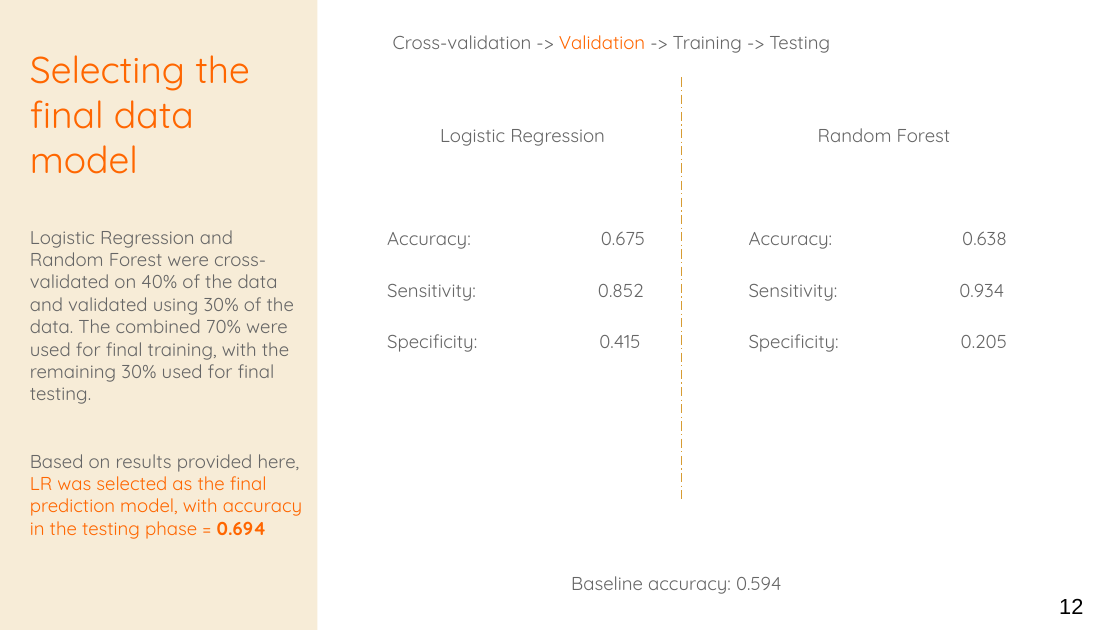
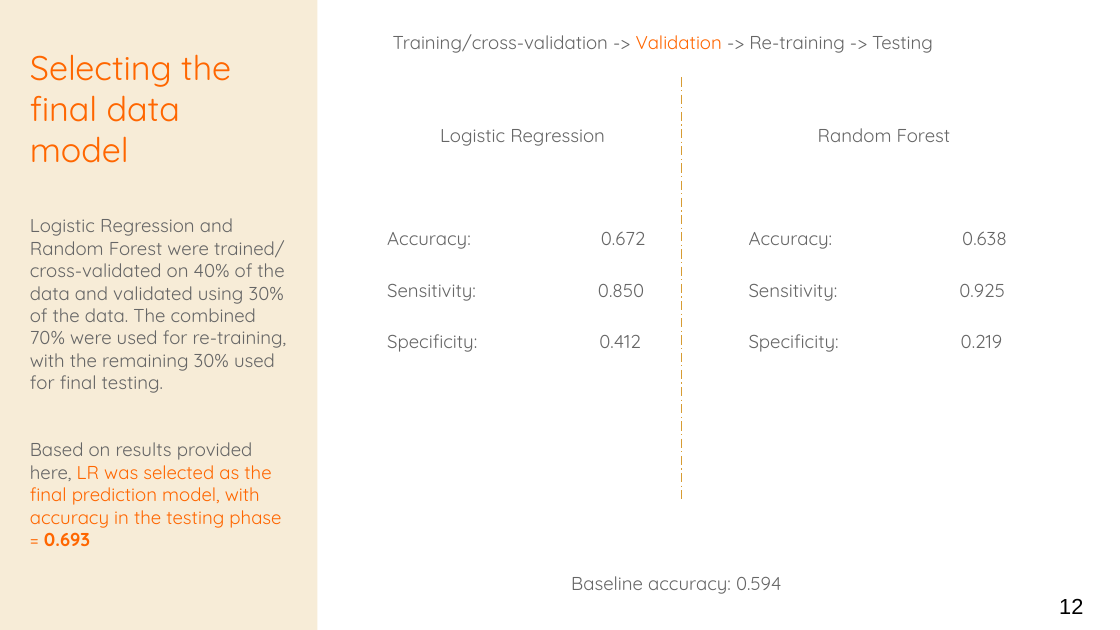
Before and after one commit to LVdatahub/Capstone-project----DS-Intensive-Springboard, a slide deck: slide 12 of Capstone_slide_deck.pptx. Drawn at 1120x630 pixels with LibreOffice and Linux fonts; fonts in the diff are those of the drawing. Boxes give left, top, right and bottom in pixels: in the first picture for what was removed or moved away, otherwise in the second. Text is boxed around its words. In the diff, an @@ line names an element or a change of style, - is before the commit and + after.

```diff
--- a/Capstone_slide_deck.pptx
+++ b/Capstone_slide_deck.pptx
@@ title at (x1=30, y1=54, x2=287, y2=546): text changed @@
-Selecting the final data model
-Logistic Regression and Random Forest were cross-validated on 40% of the data and validated using 30% of the data. The combined 70% were used for final training, with the remaining 30% used for final testing.
-Based on results provided here, LR was selected as the final prediction model, with accuracy in the testing phase = 0.694
+Selecting the
+final data model
+Logistic Regression and Random Forest were trained/ cross-validated on 40% of the data and validated using 30% of the data. The combined 70% were used for re-training, with the remaining 30% used for final testing.
+Based on results provided here, LR was selected as the final prediction model, with accuracy in the testing phase = 0.693
@@ text at (x1=393, y1=34, x2=933, y2=53): text changed @@
-Cross-validation -> Validation -> Training -> Testing
+Training/cross-validation -> Validation -> Re-training -> Testing
@@ text at (x1=387, y1=232, x2=646, y2=352): text changed @@
-Accuracy: 0.675
-Sensitivity: 0.852
-Specificity: 0.415
+Accuracy: 0.672
+Sensitivity: 0.850
+Specificity: 0.412
@@ text at (x1=749, y1=284, x2=1005, y2=352): text changed @@
-Sensitivity: 0.934
-Specificity: 0.205
+Sensitivity: 0.925
+Specificity: 0.219
```
Also in this commit, not shown: 13 other slides changed, 3 other files.
